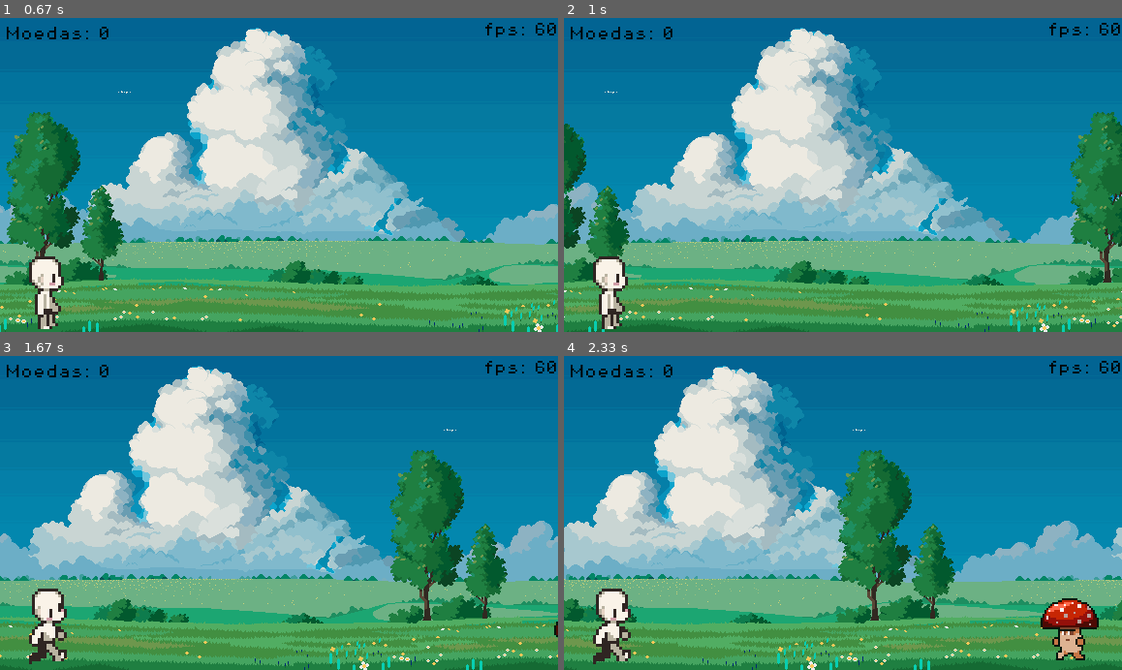
Above: before the commit, frames 1-4 (two rows, left to right).
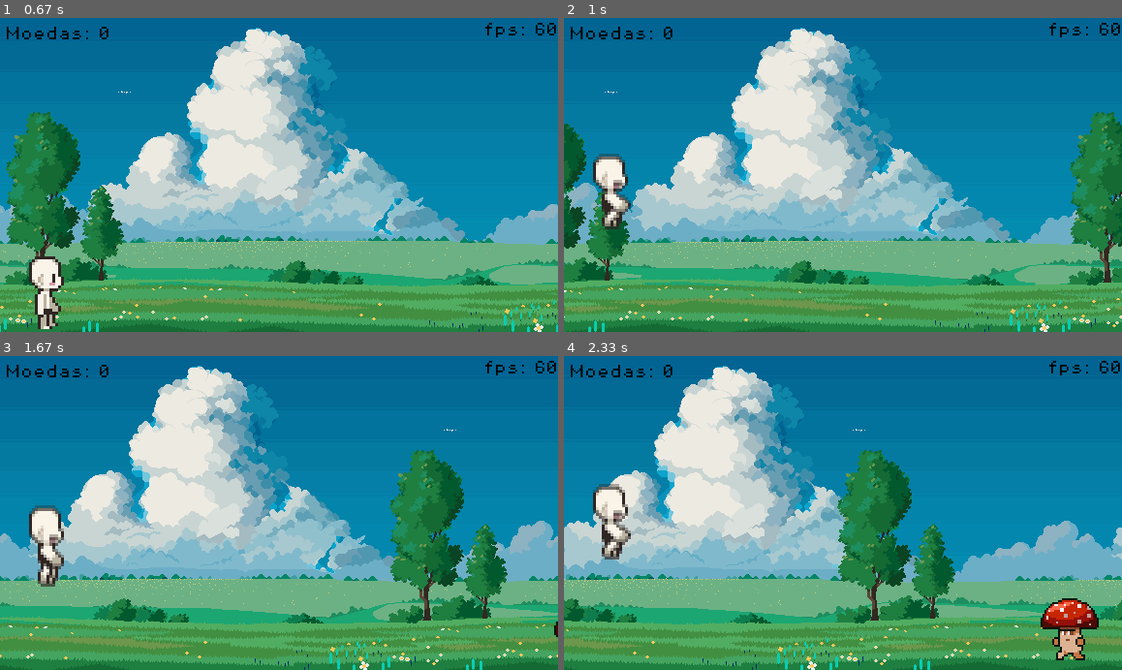
Above: after the commit, the same moments.

Repository: RyanMartinsOne/pygame
Game: pygame game, started from main.py
The game is run twice, just before and just after one commit, with the same random seed, the same clock (stepped at 60 frames per second) and the same inputs.
Inputs:
- Up to frame 1 (0.67 s): tap Enter at 0.33 s
- Up to frame 2 (1 s): tap Space at 0.67 s
- Up to frame 3 (1.67 s): hold Up from 1.5 s (still down)
- Up to frame 4 (2.33 s): release Up at 1.97 s; hold Up 2-2.3 s

Frame 1 is identical in both runs. In frame 2, 2.1% of the frame differs, in the area x 5-12%, y 43-100%; in frame 3, 2.4%, in the area x 5-12%, y 47-99%; in frame 4, 2.2%.

Commit message:
feat(Enemy): Jump animation and logic, using set_image for generate mask and image

Diff:
--- a/code/Player.py
+++ b/code/Player.py
@@ -1,22 +1,60 @@
-from code.Const import PLAYER_FRAME_RECTS
+import pygame
+from code.Const import PLAYER_FRAME_RECTS, PLAYER_JUMP_FRAME_RECTS, PLAYER_SCALE, JUMP_FORCE, GRAVITY, JUMP_KEYS
 from code.Entity import Entity
 from code.SpriteAnimator import SpriteAnimator
-
-PLAYER_SCALE = 3
 
 
 class Player(Entity):
     def __init__(self, name: str, position: tuple):
         super().__init__(name, position)
-        self.animator = SpriteAnimator(self.image, PLAYER_FRAME_RECTS, PLAYER_SCALE)
-        self.image = self.animator.get_frame()
-        self.rect = self.image.get_rect(topleft=position)
+
+        # Run animation
+        self.run_animator  = SpriteAnimator(self.image, PLAYER_FRAME_RECTS, PLAYER_SCALE)
+
+        # Jump animation
+        jump_sheet = Entity.load_image('PlayerJump')
+        self.jump_animator = SpriteAnimator(
+            jump_sheet,
+            PLAYER_JUMP_FRAME_RECTS,
+            PLAYER_SCALE,
+            frame_durations=[0.1, 0.2, 0.3, 0.4, 0.3, 0.1]
+            #                 0    1    2    3    4    5
+        )
+
+        self.animator = self.run_animator
+        self.image    = self.animator.get_frame()
+        self.rect     = self.image.get_rect(topleft=position)
+
+        # Physics
+        self.vel_y      = 0.0
+        self.is_jumping = False
+        self.ground_y   = position[1]
+        self._dt        = 0.0
 
     def update(self, dt: float):
+        self._dt = dt
         self.animator.update(dt)
-        topleft = self.rect.topleft
-        self.image = self.animator.get_frame()
-        self.rect = self.image.get_rect(topleft=topleft)
+        self.set_image(self.animator.get_frame(), self.rect.topleft)
 
     def move(self):
-        pass
+        pressed_keys = pygame.key.get_pressed()
+
+        # Start jump
+        if any(pressed_keys[k] for k in JUMP_KEYS) and not self.is_jumping:
+            self.vel_y = JUMP_FORCE
+            self.is_jumping = True
+            self.jump_animator.current_frame = 0
+            self.jump_animator.timer = 0.0
+            self.animator = self.jump_animator
+
+        # Fall animation
+        if self.is_jumping:
+            self.vel_y    += GRAVITY * self._dt
+            self.rect.top += int(self.vel_y * self._dt)
+
+            # Stop if reach the ground
+            if self.rect.top >= self.ground_y:
+                self.rect.top   = self.ground_y
+                self.vel_y      = 0.0
+                self.is_jumping = False
+                self.animator   = self.run_animator
